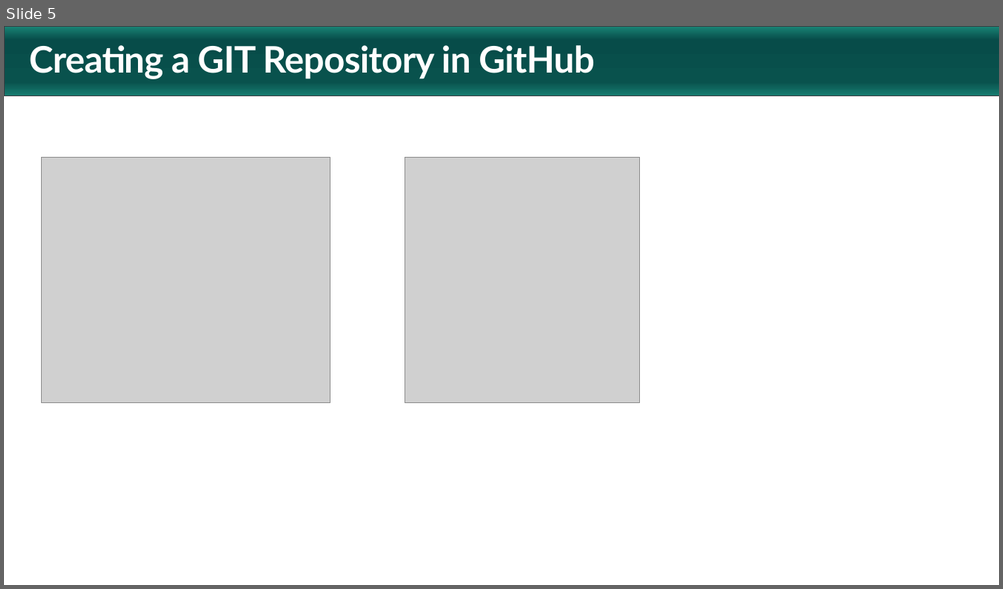
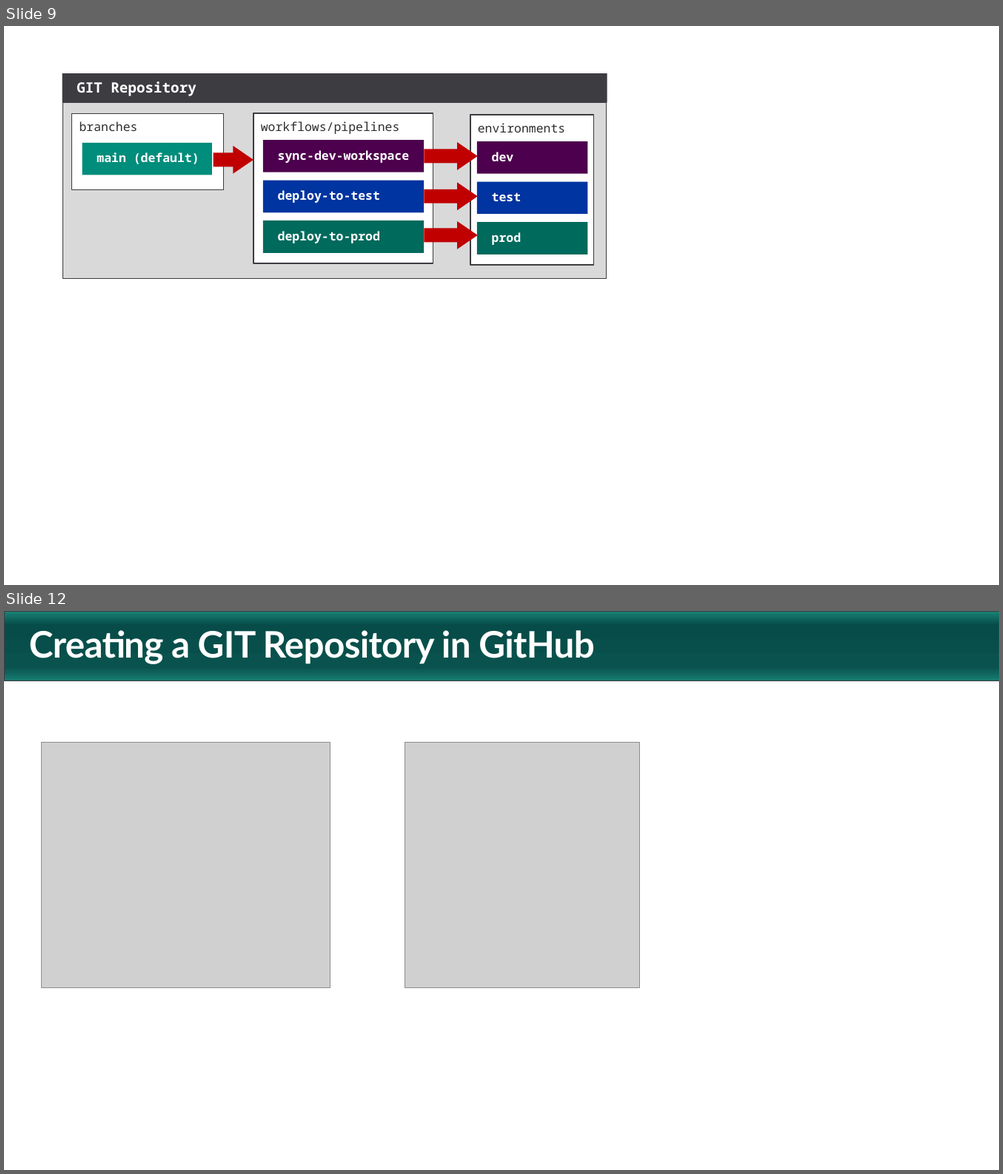
Before and after one commit to FabricDevCamp/fabric-cicd-whitepaper, a slide deck: pptx/Part 2 - Deploying a Fabric CICD Project.pptx. Shown one above the other, each under a label of ours: slide 5 before the commit, slides 9 and 12 after it; the slides between them are not shown. The pictures are 1003x589 and 1003x1174 pixels, drawn with LibreOffice and Linux fonts; fonts in the diff are those of the drawing; grey boxes stand for pictures; background and template pictures are left out. Boxes give left, top, right and bottom in pixels: in the first picture for what was removed or moved away, otherwise in the second. Text is boxed around its words. In the diff, an @@ line names an element or a change of style, - is before the commit and + after.

```diff
--- a/pptx/Part 2 - Deploying a Fabric CICD Project.pptx
+++ b/pptx/Part 2 - Deploying a Fabric CICD Project.pptx
@@ slide 9 added at (x1=4, y1=26, x2=999, y2=585), background #FFFFFF @@
@@ rectangle added at (x1=62, y1=73, x2=606, y2=103), fill #3C3C41, 14 pt, text #FFFFFF, bold @@
+GIT Repository
@@ rectangle added at (x1=63, y1=103, x2=606, y2=278), fill #D9D9D9, outline #3C3C41 0.75 pt @@
@@ rectangle added at (x1=72, y1=114, x2=223, y2=190), fill #FFFFFF, outline #3C3C41 1 pt, 12 pt, text #2D2D31 @@
+branches
@@ rectangle added at (x1=82, y1=143, x2=212, y2=175), fill #008D7B, 12 pt, text #FFFFFF, bold @@
+main (default)
@@ right arrow added at (x1=213, y1=146, x2=253, y2=174), fill #C00000 @@
@@ right arrow added at (x1=424, y1=142, x2=477, y2=170), fill #C00000 @@
@@ right arrow added at (x1=424, y1=182, x2=477, y2=210), fill #C00000 @@
@@ group added at (x1=253, y1=113, x2=432, y2=263): 4 rectangles @@
+workflows/pipelines
+sync-dev-workspace
+deploy-to-test
+deploy-to-prod
@@ right arrow added at (x1=424, y1=221, x2=477, y2=249), fill #C00000 @@
@@ group added at (x1=470, y1=115, x2=594, y2=264): 4 rectangles @@
+environments
+dev
+test
+prod
@@ what was slide 5 is now slide 12 @@
```
Also in this commit, not shown: 1 slide changed, 8 other slides added, 2 slides removed, 5 other files.
